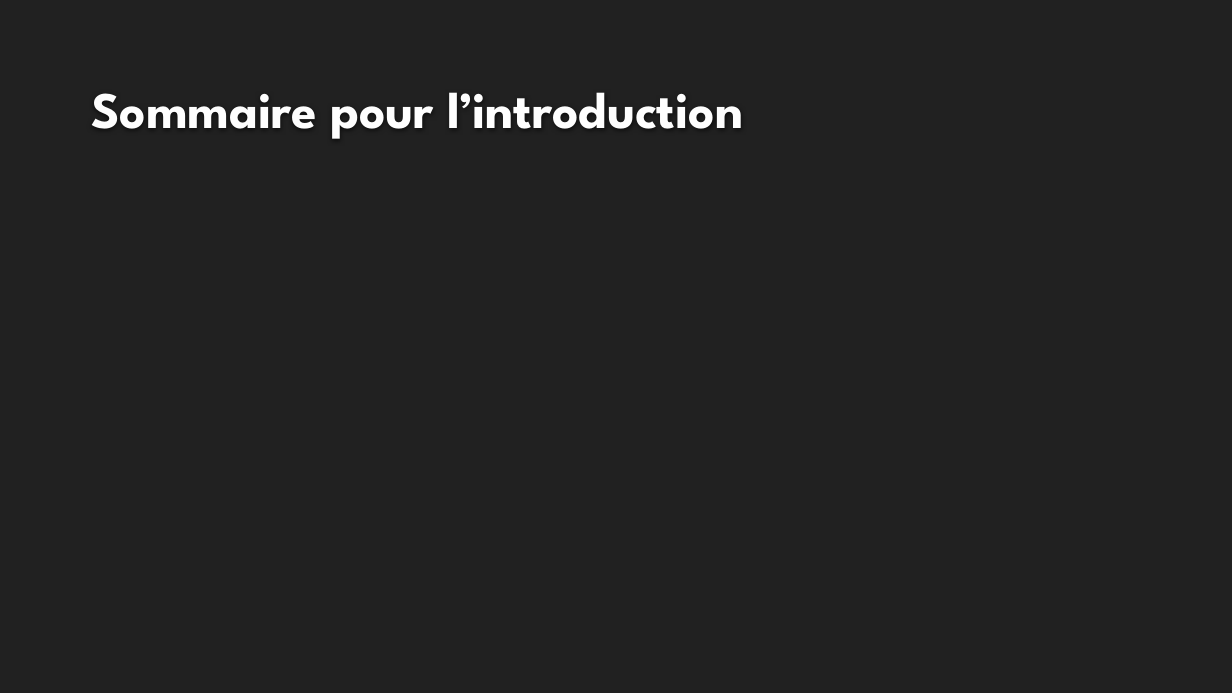
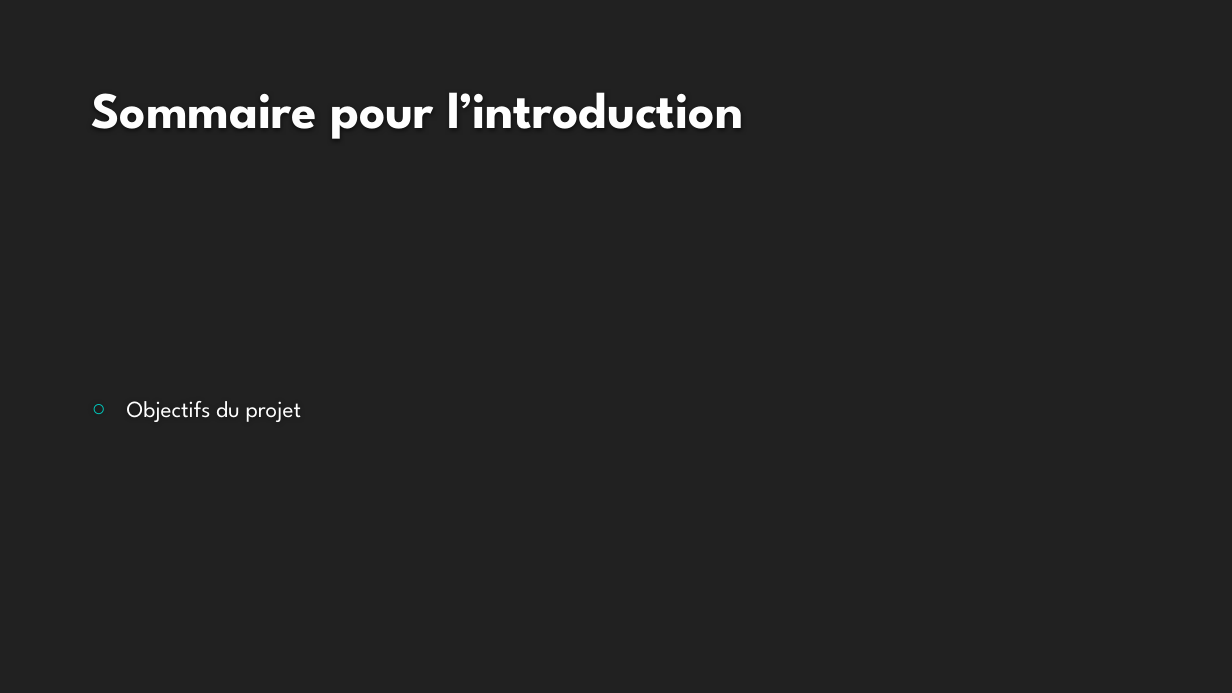
Before and after one commit to JeremyGfeller/Pre-TPi, a slide deck: slide 3 of Documentation/Présentation.pptx. Drawn at 1232x693 pixels with LibreOffice and Linux fonts; fonts in the diff are those of the drawing; background and template pictures are left out. Boxes give left, top, right and bottom in pixels: in the first picture for what was removed or moved away, otherwise in the second. Text is boxed around its words. In the diff, an @@ line names an element or a change of style, - is before the commit and + after.

Commit message:
Ajout des choses pour la présentation

```diff
--- a/Documentation/Présentation.pptx
+++ b/Documentation/Présentation.pptx
@@ text added at box(127, 401, 302, 422), 18 pt, text #FFFFFF @@
+○ Objectifs du projet
```
Also in this commit, not shown: 6 slides added, 1 slide removed.
